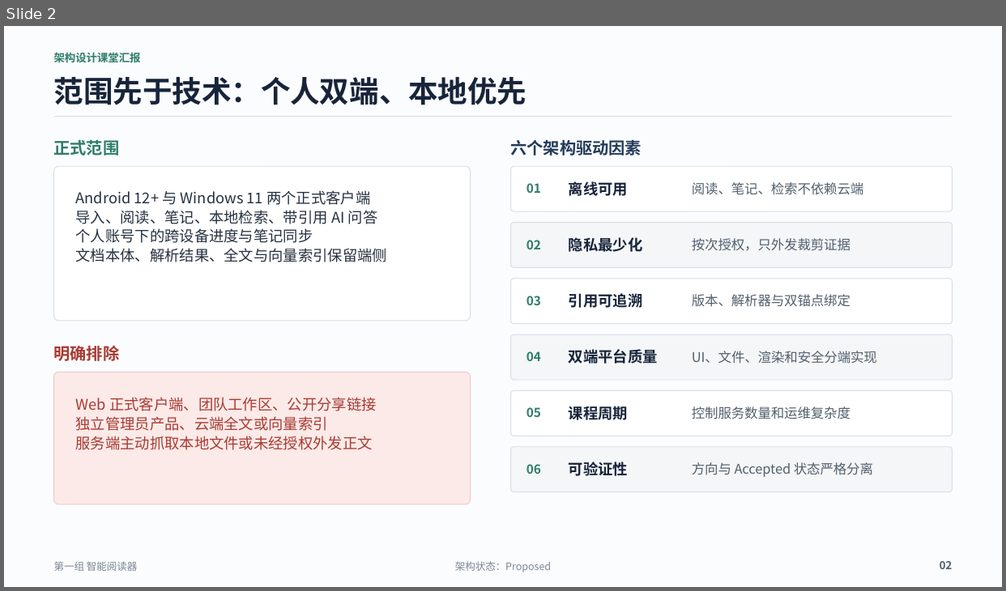
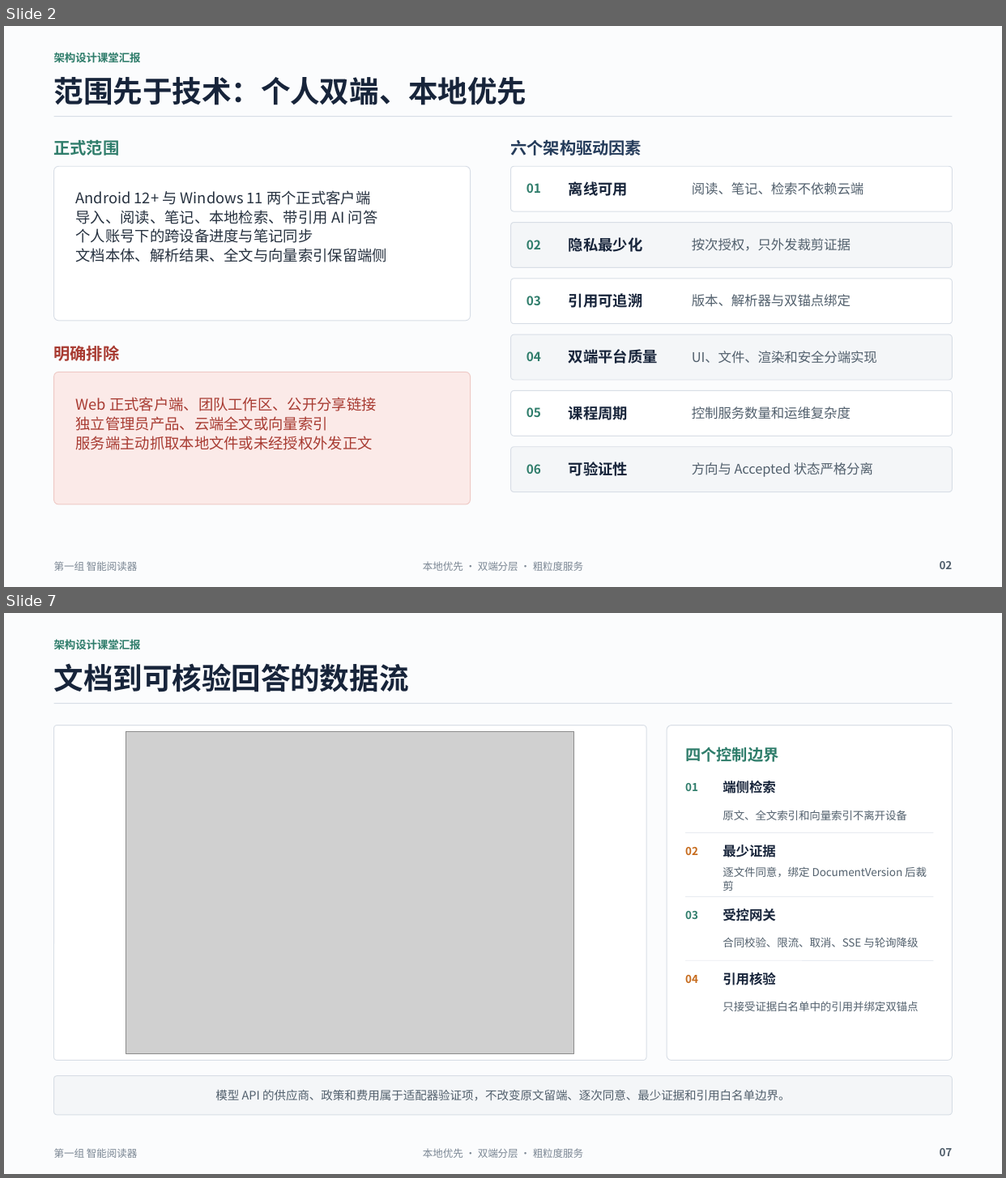
Before and after one commit to Aut-172/Intelligent-Reader, a slide deck: docs/架构设计/阶段成果-V0.4-双端需求补充/06-汇报PPT-1组-智能阅读器.pptx. Shown one above the other, each under a label of ours: slide 2 before the commit, slides 2 and 7 after it; the slides between them are not shown. The pictures are 1006x591 and 1006x1178 pixels, drawn with LibreOffice and Linux fonts; fonts in the diff are those of the drawing; grey boxes stand for pictures. Boxes give left, top, right and bottom in pixels: in the first picture for what was removed or moved away, otherwise in the second. Text is boxed around its words. In the diff, an @@ line names an element or a change of style, - is before the commit and + after.

Commit message:
docs: 完善架构设计课堂汇报与拆分图

```diff
--- a/docs/架构设计/阶段成果-V0.4-双端需求补充/06-汇报PPT-1组-智能阅读器.pptx
+++ b/docs/架构设计/阶段成果-V0.4-双端需求补充/06-汇报PPT-1组-智能阅读器.pptx
@@ slide 7 added at (4, 613, 1002, 1174), background #FBFCFD @@
@@ text added at (54, 639, 141, 649), 10.5 pt, text #2F7D6B, bold @@
+架构设计课堂汇报
@@ text added at (54, 663, 409, 692), 28.5 pt, text #17243A, bold @@
+文档到可核验回答的数据流
@@ line added from (54, 704) to (953, 704), #D8DEE6 0.75 pt @@
@@ rounded rectangle added at (54, 726, 647, 1061), fill #FFFFFF, outline #D8DEE6 0.75 pt @@
@@ picture added at (126, 731, 573, 1054) @@
@@ rounded rectangle added at (667, 726, 952, 1061), fill #FFFFFF, outline #D8DEE6 0.75 pt @@
@@ text added at (685, 747, 778, 762), 15 pt, text #2F7D6B, bold @@
+四个控制边界
@@ text added at (722, 781, 775, 794), 12.8 pt, text #17243A, bold @@
+端侧检索
@@ text added at (685, 783, 698, 791), 10.5 pt, text #2F7D6B, bold @@
+01
@@ text added at (722, 810, 906, 820), 10.5 pt, text #52606D @@
+原文、全文索引和向量索引不离开设备
@@ line added from (685, 833) to (934, 833), #E8ECF1 0.75 pt @@
@@ text added at (685, 847, 698, 855), 10.5 pt, text #C66A1B, bold @@
+02
@@ text added at (722, 845, 775, 858), 12.8 pt, text #17243A, bold @@
+最少证据
@@ text added at (722, 867, 927, 891), 10.5 pt, text #52606D @@
+逐文件同意，绑定 DocumentVersion 后裁剪
@@ line added from (685, 897) to (934, 897), #E8ECF1 0.75 pt @@
@@ text added at (685, 911, 698, 919), 10.5 pt, text #2F7D6B, bold @@
+03
@@ text added at (722, 909, 775, 922), 12.8 pt, text #17243A, bold @@
+受控网关
@@ text added at (722, 937, 918, 948), 10.5 pt, text #52606D @@
+合同校验、限流、取消、SSE 与轮询降级
@@ line added from (685, 961) to (934, 961), #E8ECF1 0.75 pt @@
@@ text added at (685, 975, 698, 983), 10.5 pt, text #C66A1B, bold @@
+04
@@ text added at (722, 973, 775, 986), 12.8 pt, text #17243A, bold @@
+引用核验
@@ text added at (722, 1001, 918, 1012), 10.5 pt, text #52606D @@
+只接受证据白名单中的引用并绑定双锚点
@@ rounded rectangle added at (54, 1076, 953, 1115), fill #F4F6F8, outline #D8DEE6 0.75 pt @@
@@ text added at (215, 1090, 790, 1101), 11.2 pt, text #52606D @@
+模型 API 的供应商、政策和费用属于适配器验证项，不改变原文留端、逐次同意、最少证据和引用白名单边界。
@@ text added at (54, 1148, 138, 1158), 9.8 pt, text #7B8794 @@
+第一组 智能阅读器
@@ text added at (423, 1148, 583, 1158), 9.8 pt, text #7B8794 @@
+本地优先 · 双端分层 · 粗粒度服务
@@ text added at (940, 1148, 953, 1157), 10.5 pt, text #52606D, bold @@
+07
@@ slide 2 changed as well @@
@@ text at (423, 561, 583, 571): text changed @@
-架构状态：Proposed
+本地优先 · 双端分层 · 粗粒度服务
```
Also in this commit, not shown: 7 other slides changed, 3 other slides added, 4 slides removed, 11 other files.
